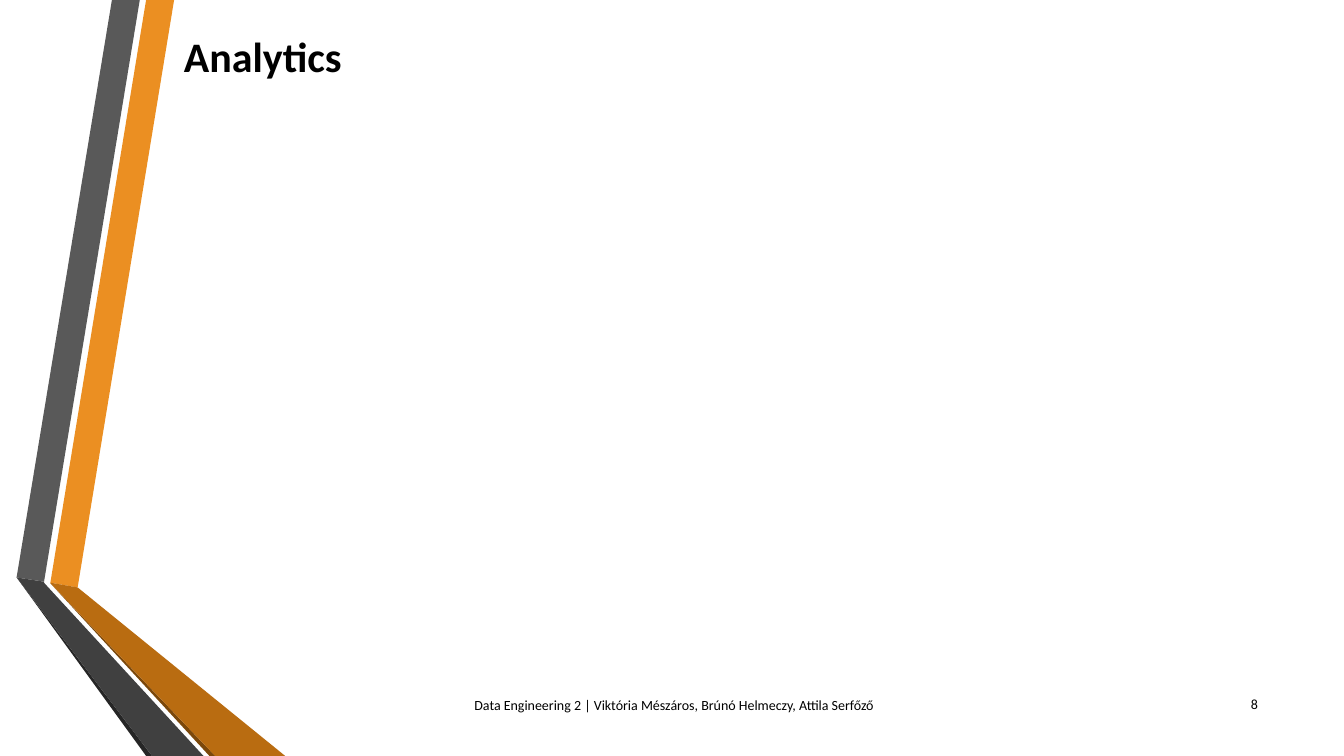
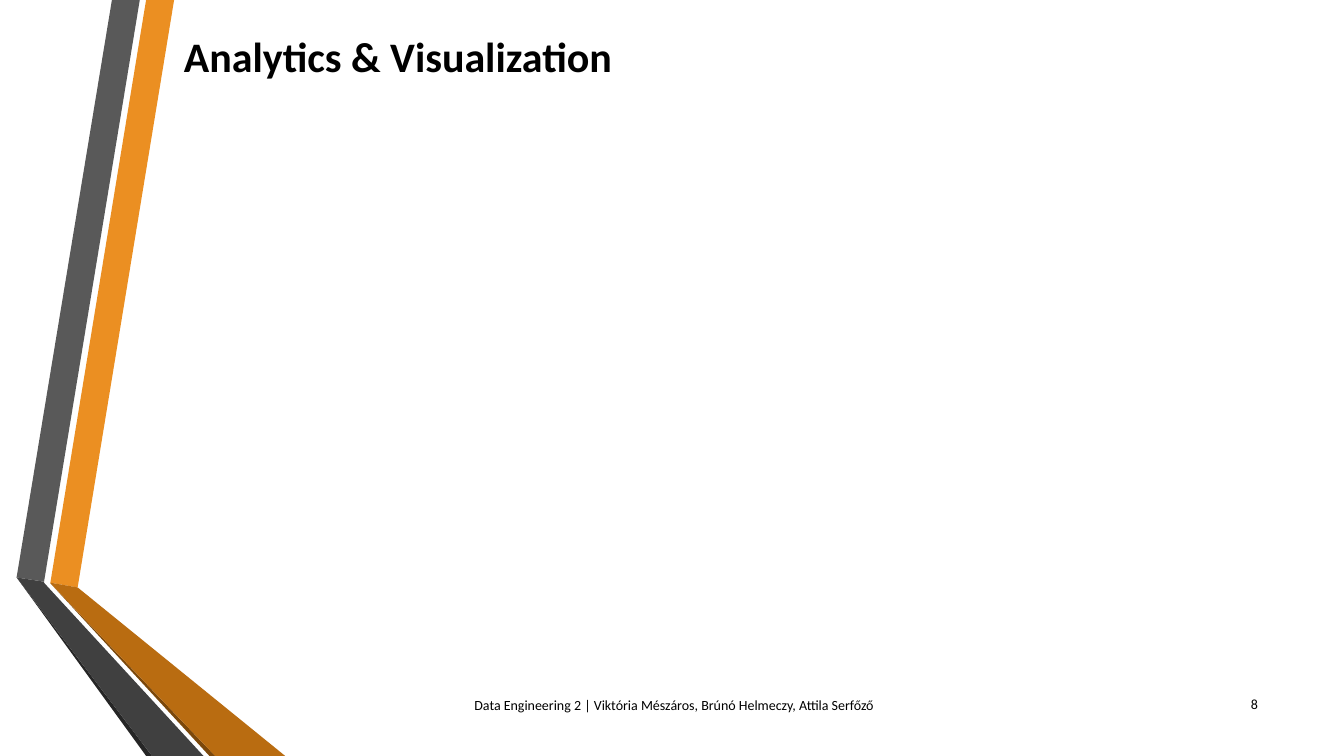
Before and after one commit to Viki-Meszaros/CEU-Data_Engineering2, a slide deck: slide 8 of DE2_TermProject_VM_BH_AS.pptx. Drawn at 1344x756 pixels with LibreOffice and Linux fonts; fonts in the diff are those of the drawing; background and template pictures are left out. Boxes give left, top, right and bottom in pixels: in the first picture for what was removed or moved away, otherwise in the second. Text is boxed around its words. In the diff, an @@ line names an element or a change of style, - is before the commit and + after.

```diff
--- a/DE2_TermProject_VM_BH_AS.pptx
+++ b/DE2_TermProject_VM_BH_AS.pptx
@@ title at [184,42,612,79]: text changed @@
-Analytics
+Analytics & Visualization
```
Also in this commit, not shown: 4 other slides changed, 4 other files.
